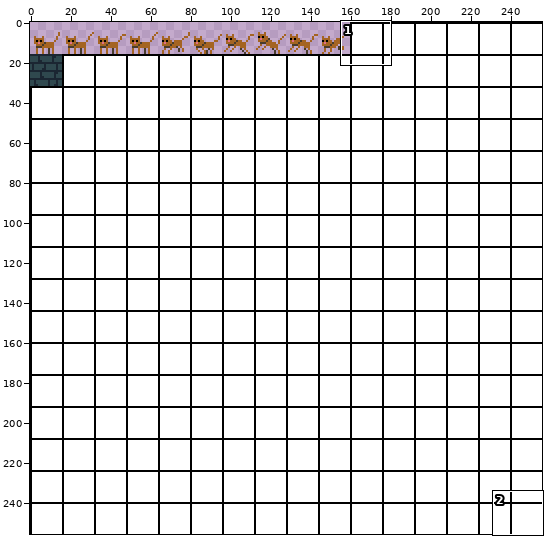
File history of a sprite sheet, data/tiles.png. Above, an overview of the earlier version with the close-up marked.
Close-up. The starting point:
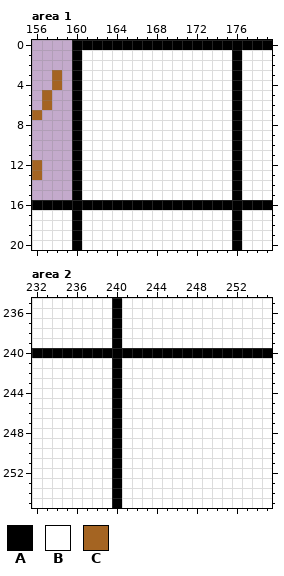
The file is 256x256 pixels. Shown: area 1: x 156..179, y 0..20; area 2: x 232..255, y 235..255. The commit also changed other parts of the picture, which this record leaves out.
Palette (. is transparent): A #000000  B #ffffff  C #a46422
Pixels before, area 1, first column x 156:
 0 ....AAAAAAAAAAAAAAAAAAAA
 1 ....ABBBBBBBBBBBBBBBABBB
 2 ....ABBBBBBBBBBBBBBBABBB
 3 ..C.ABBBBBBBBBBBBBBBABBB
 4 ..C.ABBBBBBBBBBBBBBBABBB
 5 .C..ABBBBBBBBBBBBBBBABBB
 6 .C..ABBBBBBBBBBBBBBBABBB
 7 C...ABBBBBBBBBBBBBBBABBB
 8 ....ABBBBBBBBBBBBBBBABBB
 9 ....ABBBBBBBBBBBBBBBABBB
10 ....ABBBBBBBBBBBBBBBABBB
11 ....ABBBBBBBBBBBBBBBABBB
12 C...ABBBBBBBBBBBBBBBABBB
13 C...ABBBBBBBBBBBBBBBABBB
14 ....ABBBBBBBBBBBBBBBABBB
15 ....ABBBBBBBBBBBBBBBABBB
16 AAAAAAAAAAAAAAAAAAAAAAAA
17 BBBBABBBBBBBBBBBBBBBABBB
18 BBBBABBBBBBBBBBBBBBBABBB
19 BBBBABBBBBBBBBBBBBBBABBB
20 BBBBABBBBBBBBBBBBBBBABBB
Pixels before, area 2, first column x 232:
235 BBBBBBBBABBBBBBBBBBBBBBB
236 BBBBBBBBABBBBBBBBBBBBBBB
237 BBBBBBBBABBBBBBBBBBBBBBB
238 BBBBBBBBABBBBBBBBBBBBBBB
239 BBBBBBBBABBBBBBBBBBBBBBB
240 AAAAAAAAAAAAAAAAAAAAAAAA
241 BBBBBBBBABBBBBBBBBBBBBBB
242 BBBBBBBBABBBBBBBBBBBBBBB
243 BBBBBBBBABBBBBBBBBBBBBBB
244 BBBBBBBBABBBBBBBBBBBBBBB
245 BBBBBBBBABBBBBBBBBBBBBBB
246 BBBBBBBBABBBBBBBBBBBBBBB
247 BBBBBBBBABBBBBBBBBBBBBBB
248 BBBBBBBBABBBBBBBBBBBBBBB
249 BBBBBBBBABBBBBBBBBBBBBBB
250 BBBBBBBBABBBBBBBBBBBBBBB
251 BBBBBBBBABBBBBBBBBBBBBBB
252 BBBBBBBBABBBBBBBBBBBBBBB
253 BBBBBBBBABBBBBBBBBBBBBBB
254 BBBBBBBBABBBBBBBBBBBBBBB
255 BBBBBBBBABBBBBBBBBBBBBBB
New version:
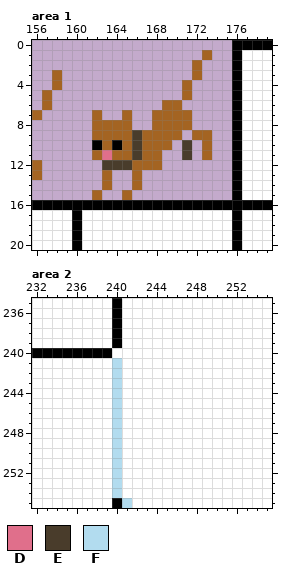
Colours new in this view: D #e06f8b  E #493c2b  F #b2dcef
Change:
{"where": "area 1"}
{"y":0,"x":160,"old":"AAAAAAAAAAAAAAAA","new":"................"}
{"y":1,"x":160,"old":"ABBBBBBBBBBBBBBB","new":".............C.."}
{"y":2,"x":160,"old":"ABBBBBBBBBBBBBBB","new":"............C..."}
{"y":3,"x":160,"old":"ABBBBBBBBBBBBBBB","new":"............C..."}
{"y":4,"x":160,"old":"ABBBBBBBBBBBBBBB","new":"...........C...."}
{"y":5,"x":160,"old":"ABBBBBBBBBBBBBBB","new":"...........C...."}
{"y":6,"x":160,"old":"ABBBBBBBBBBBBBBB","new":".........CC....."}
{"y":7,"x":160,"old":"ABBBBBBBBBBBBBBB","new":"..C..C..CCCC...."}
{"y":8,"x":160,"old":"ABBBBBBBBBBBBBBB","new":"..CCCC..CCCC...."}
{"y":9,"x":160,"old":"ABBBBBBBBBBBBBBB","new":"..CCCCECCCC.CC.."}
{"y":10,"x":160,"old":"ABBBBBBBBBBBBBBB","new":"..ACACECCC.E.C.."}
{"y":11,"x":160,"old":"ABBBBBBBBBBBBBBB","new":"..CDCCECC..E.C.."}
{"y":12,"x":160,"old":"ABBBBBBBBBBBBBBB","new":"...EEECCC......."}
{"y":13,"x":160,"old":"ABBBBBBBBBBBBBBB","new":"...C..C........."}
{"y":14,"x":160,"old":"ABBBBBBBBBBBBBBB","new":"...C..C........."}
{"y":15,"x":160,"old":"ABBBBBBBBBBBBBBB","new":"..C..C.........."}
{"where": "area 2"}
{"y":240,"x":240,"old":"AAAAAAAAAAAAAAAA","new":"BBBBBBBBBBBBBBBB"}
{"y":241,"x":240,"old":"A","new":"F"}
{"y":242,"x":240,"old":"A","new":"F"}
{"y":243,"x":240,"old":"A","new":"F"}
{"y":244,"x":240,"old":"A","new":"F"}
{"y":245,"x":240,"old":"A","new":"F"}
{"y":246,"x":240,"old":"A","new":"F"}
{"y":247,"x":240,"old":"A","new":"F"}
{"y":248,"x":240,"old":"A","new":"F"}
{"y":249,"x":240,"old":"A","new":"F"}
{"y":250,"x":240,"old":"A","new":"F"}
{"y":251,"x":240,"old":"A","new":"F"}
{"y":252,"x":240,"old":"A","new":"F"}
{"y":253,"x":240,"old":"A","new":"F"}
{"y":254,"x":240,"old":"A","new":"F"}
{"y":255,"x":241,"old":"B","new":"F"}
